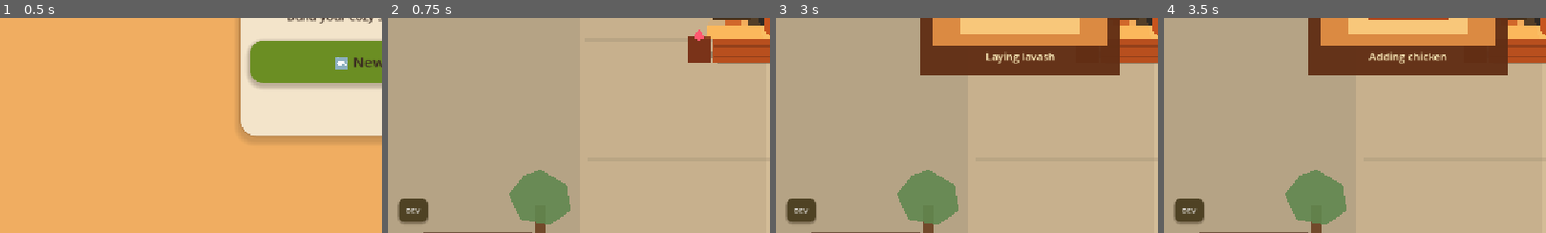
Above: before the commit, frames 1-4 (left to right).
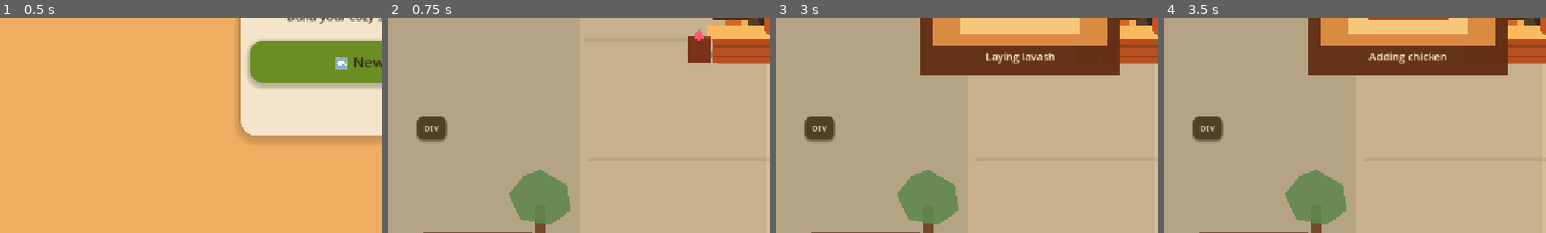
Above: after the commit, the same moments.

Repository: pyto159/ShawarmaEmpire
Game: Godot game, scene res://Scenes/MainMenu.tscn
Two runs of this game, one before a commit and one after it. Both use one fixed random seed, a clock stepped at 60 frames per second and the inputs below.
Inputs:
- Up to frame 1 (0.5 s): no input
- Up to frame 2 (0.75 s): click "🆕 New Game" at 0.5 s
- Up to frame 3 (3 s): click "Lv. 1 • Basic Grill Next: Bet…" at 1.25 s; click "Lv. 1 • Basic Grill Next: Bet…" at 2 s; click "Prepare" at 2.75 s
- Up to frame 4 (3.5 s): no input
The pictures show only the part of the screen within x 0-50%, y 50-100%; the shares and areas given below are measured in that part.

Frame 1 is identical in both runs. In frame 2, 1.8% of the frame differs, in the area x 2-16%, y 45-96%; in frame 3, 1.8%; in frame 4, 1.8%.

Commit message:
Fix developer button input layering

Diff:
--- a/shawarma-empire/Scripts/UI/GameHUD.gd
+++ b/shawarma-empire/Scripts/UI/GameHUD.gd
@@ -47,6 +47,8 @@
 const DEV_BUTTON_SIZE: Vector2 = Vector2(44.0, 36.0)
 const DEV_BUTTON_FONT_SIZE: int = 11
 const DEV_BUTTON_MARGIN: float = 16.0
+const DEV_BUTTON_BOTTOM_OFFSET: float = 112.0
+const DEV_UI_Z_INDEX: int = 1000
 const DEV_BUTTON_CORNER_RADIUS: int = 10
 const DEV_BUTTON_SHADOW_SIZE: int = 3
 const DEV_BUTTON_SHADOW_OFFSET: Vector2 = Vector2(0.0, 2.0)
@@ -344,13 +346,14 @@
 	_developer_ui = Control.new()
 	_developer_ui.name = "DeveloperUI"
 	_developer_ui.mouse_filter = Control.MOUSE_FILTER_IGNORE
+	_developer_ui.clip_contents = false
 	_developer_ui.set_anchors_preset(Control.PRESET_FULL_RECT)
 	_developer_ui.offset_left = 0.0
 	_developer_ui.offset_top = 0.0
 	_developer_ui.offset_right = 0.0
 	_developer_ui.offset_bottom = 0.0
-	_developer_ui.z_index = 10
-	get_tree().root.add_child(_developer_ui)
+	_developer_ui.z_index = DEV_UI_Z_INDEX
+	add_child(_developer_ui)
 
 	_dev_button = Button.new()
 	_dev_button.text = DEV_BUTTON_TEXT
@@ -368,9 +371,10 @@
 	_dev_button.add_theme_stylebox_override("focus", StyleBoxEmpty.new())
 	_dev_button.set_anchors_preset(Control.PRESET_BOTTOM_LEFT)
 	_dev_button.offset_left = DEV_BUTTON_MARGIN
-	_dev_button.offset_top = -DEV_BUTTON_SIZE.y - DEV_BUTTON_MARGIN
+	_dev_button.offset_top = -DEV_BUTTON_SIZE.y - DEV_BUTTON_BOTTOM_OFFSET
 	_dev_button.offset_right = DEV_BUTTON_MARGIN + DEV_BUTTON_SIZE.x
-	_dev_button.offset_bottom = -DEV_BUTTON_MARGIN
+	_dev_button.offset_bottom = -DEV_BUTTON_BOTTOM_OFFSET
+	_dev_button.z_index = DEV_UI_Z_INDEX
 	_dev_button.pressed.connect(_on_dev_button_pressed)
 	_developer_ui.add_child(_dev_button)
 
@@ -379,9 +383,10 @@
 	_dev_panel.size = Vector2(DEV_MENU_WIDTH, DEV_MENU_HEIGHT)
 	_dev_panel.set_anchors_preset(Control.PRESET_BOTTOM_LEFT)
 	_dev_panel.offset_left = DEV_BUTTON_MARGIN
-	_dev_panel.offset_top = -DEV_MENU_HEIGHT - DEV_BUTTON_SIZE.y - DEV_MENU_MARGIN - DEV_BUTTON_MARGIN
+	_dev_panel.offset_top = -DEV_MENU_HEIGHT - DEV_BUTTON_SIZE.y - DEV_MENU_MARGIN - DEV_BUTTON_BOTTOM_OFFSET
 	_dev_panel.offset_right = DEV_BUTTON_MARGIN + DEV_MENU_WIDTH
-	_dev_panel.offset_bottom = -DEV_BUTTON_SIZE.y - DEV_MENU_MARGIN - DEV_BUTTON_MARGIN
+	_dev_panel.offset_bottom = -DEV_BUTTON_SIZE.y - DEV_MENU_MARGIN - DEV_BUTTON_BOTTOM_OFFSET
+	_dev_panel.z_index = DEV_UI_Z_INDEX - 1
 	_developer_ui.add_child(_dev_panel)
 	_populate_dev_panel()
 	_dev_panel.hide()
